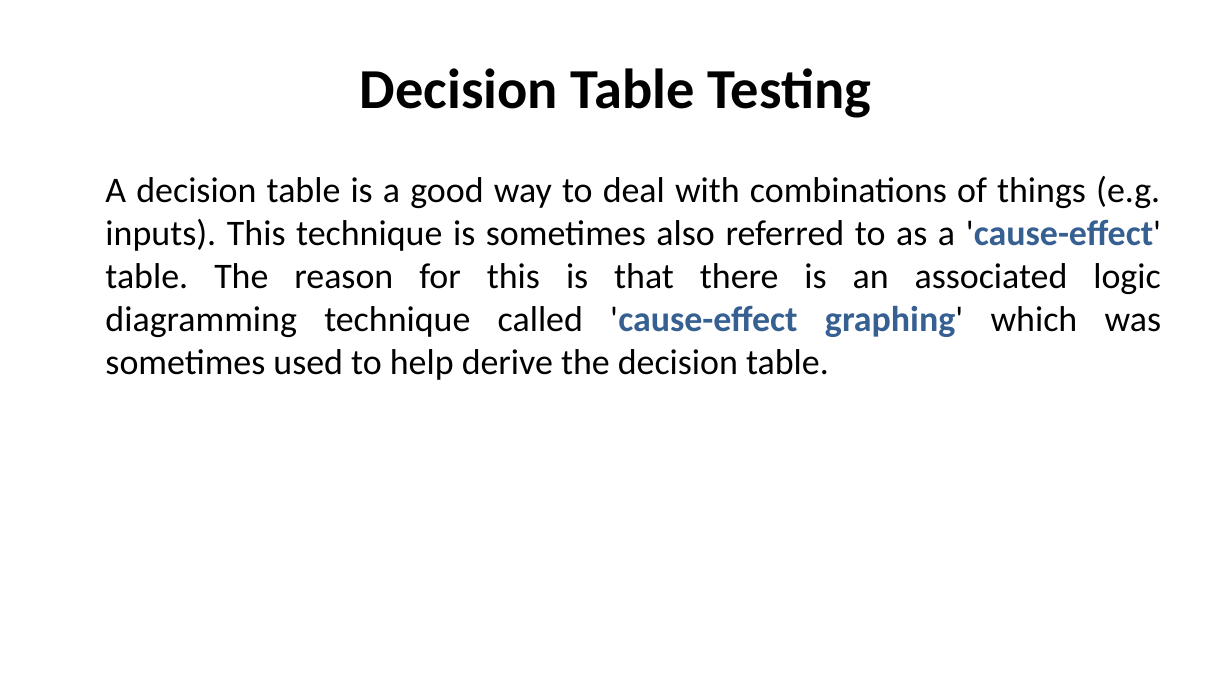
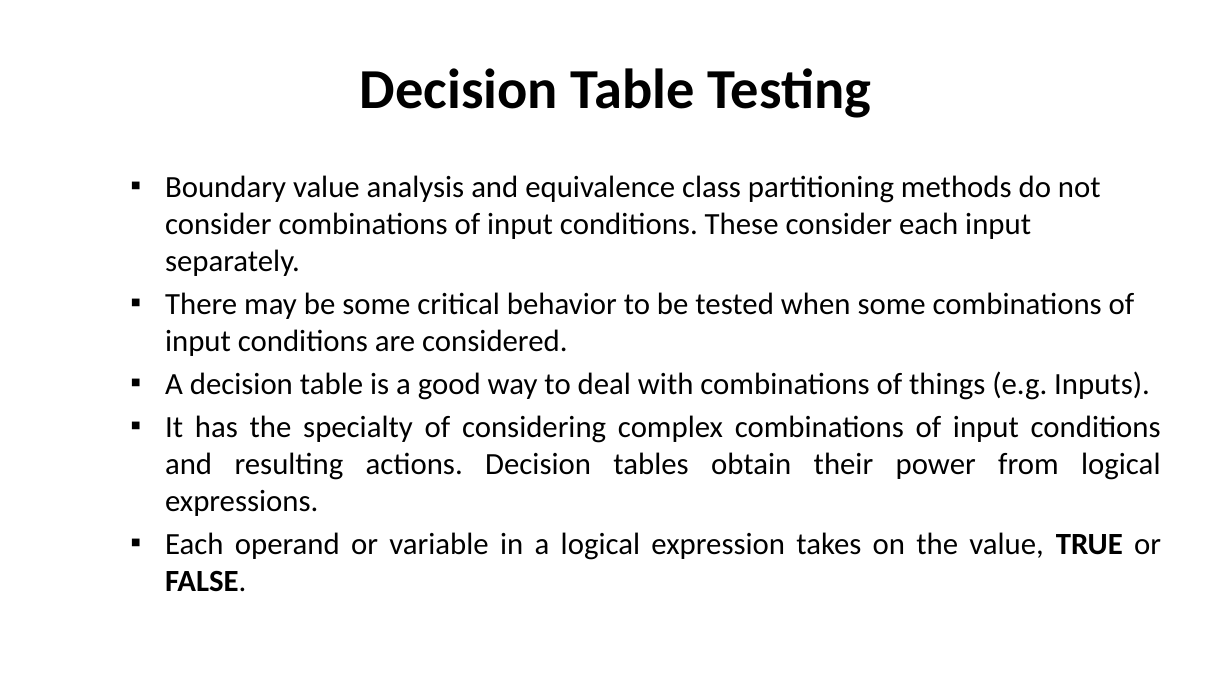
Before and after one commit to nashurgessa/Software-Testing-batch-2022-23, a slide deck: slide 2 of slides/L10 Decision_Table.pptx. Drawn at 1232x693 pixels with LibreOffice and Linux fonts; fonts in the diff are those of the drawing. Boxes give left, top, right and bottom in pixels: in the first picture for what was removed or moved away, otherwise in the second. Text is boxed around its words. In the diff, an @@ line names an element or a change of style, - is before the commit and + after.

Commit message:
ppts

```diff
--- a/slides/L10 Decision_Table.pptx
+++ b/slides/L10 Decision_Table.pptx
@@ text at <box>165,175,1161,592</box>: text changed; size 28 to 24 pt @@
-A decision table is a good way to deal with combinations of things (e.g. inputs). This technique is sometimes also referred to as a 'cause-effect' table. The reason for this is that there is an associated logic diagramming technique called 'cause-effect graphing' which was sometimes used to help derive the decision table.
+▪ Boundary value analysis and equivalence class partitioning methods do not consider combinations of input conditions. These consider each input separately.
+▪ There may be some critical behavior to be tested when some combinations of input conditions are considered.
+▪ A decision table is a good way to deal with combinations of things (e.g. Inputs).
+▪ It has the specialty of considering complex combinations of input conditions and resulting actions. Decision tables obtain their power from logical expressions.
+▪ Each operand or variable in a logical expression takes on the value, TRUE or FALSE.
```
Also in this commit, not shown: 3 other slides changed, 1 slide added, 1 other file.
